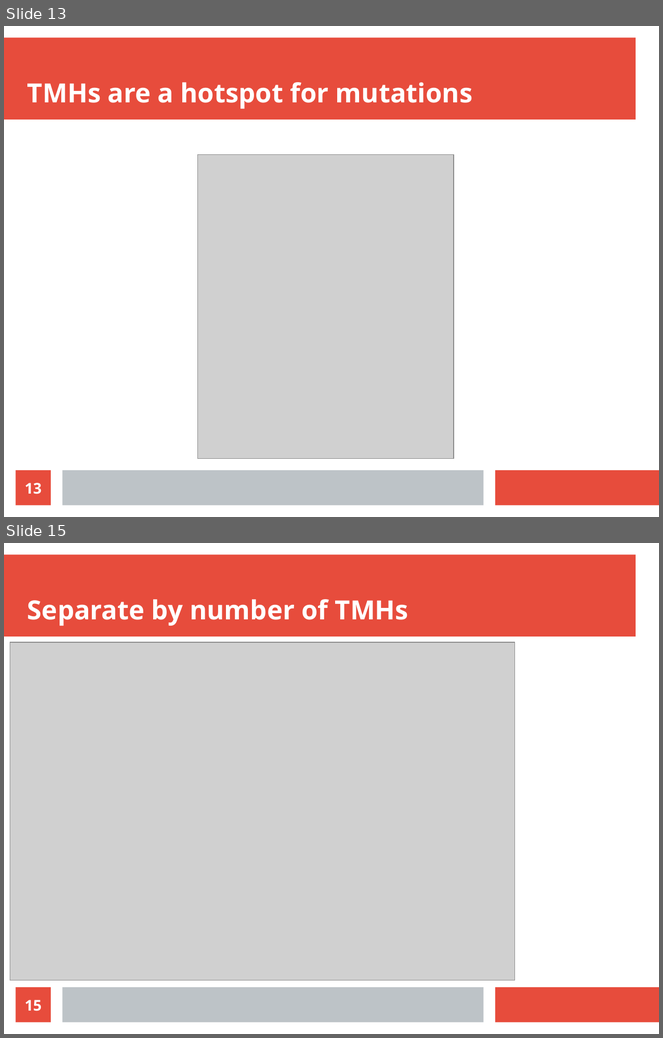
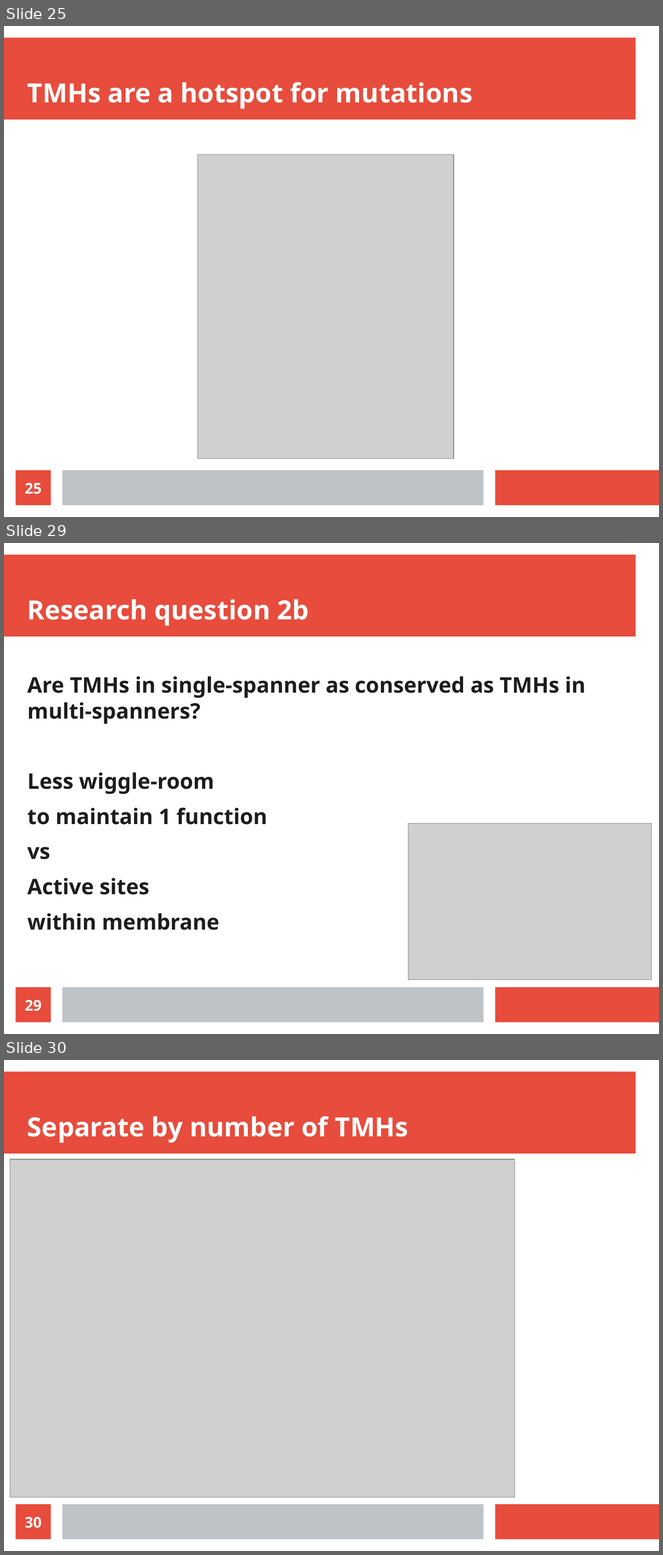
Before and after one commit to richelbilderbeek/molimm_presentation_20210111, a slide deck: molimm_presentation_20210111.odp. Shown one above the other, each under a label of ours: slides 13 and 15 before the commit, slides 25, 29 and 30 after it; the slides between them are not shown. The pictures are 663x1038 and 663x1555 pixels, drawn with LibreOffice and Linux fonts; fonts in the diff are those of the drawing; grey boxes stand for pictures. Boxes give left, top, right and bottom in pixels: in the first picture for what was removed or moved away, otherwise in the second. Text is boxed around its words. In the diff, an @@ line names an element or a change of style, - is before the commit and + after.

```diff
--- a/molimm_presentation_20210111.odp
+++ b/molimm_presentation_20210111.odp
@@ slide 29 added at (4, 543, 659, 1034), background #FFFFFF; not listed: 3 template elements that a slide beside it also shows @@
@@ title added at (27, 599, 309, 626), 32 pt, text #FFFFFF, bold @@
+Research question 2b
@@ text added at (27, 676, 586, 930), 26 pt, text #1C1C1C, bold @@
+Are TMHs in single-spanner as conserved as TMHs in multi-spanners?
+Less wiggle-room
+to maintain 1 function
+vs
+Active sites
+within membrane
@@ picture added at (408, 824, 652, 981) @@
@@ page number added at (16, 988, 51, 1023), fill #E74C3C, 18 pt, text #FFFFFF, bold @@
+29
@@ what was slide 13 is now slide 25 @@
@@ page number at (25, 483, 42, 495): text changed @@
-13
+25
@@ what was slide 15 is now slide 30 @@
@@ page number at (25, 1517, 42, 1529): text changed @@
-15
+30
```
Also in this commit, not shown: 3 slides changed, 20 other slides added, 4 slides removed, 12 other files.
